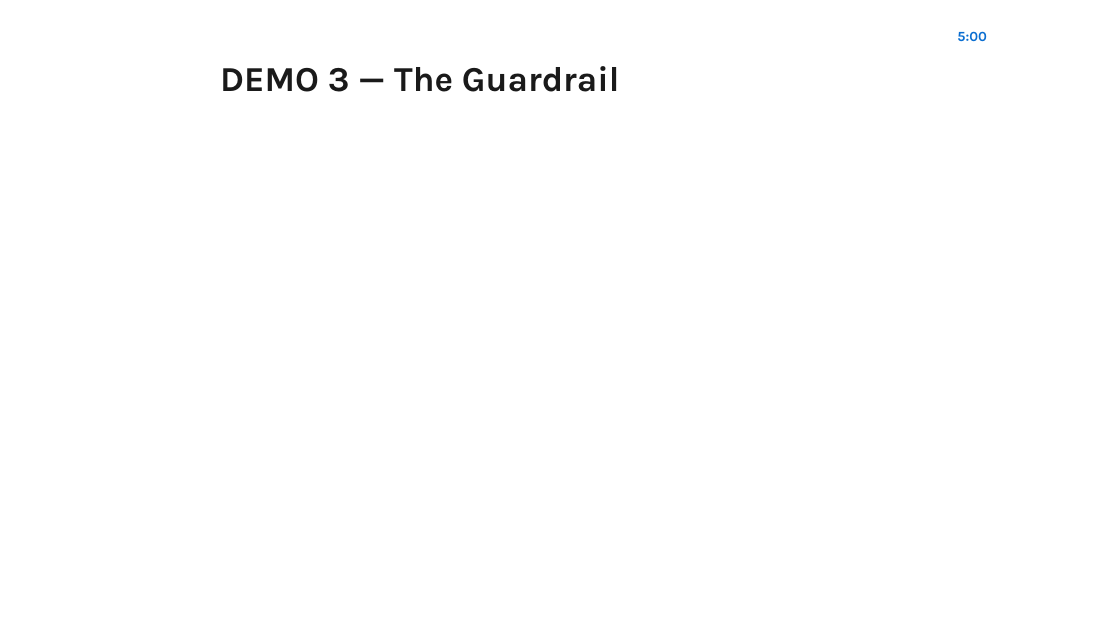
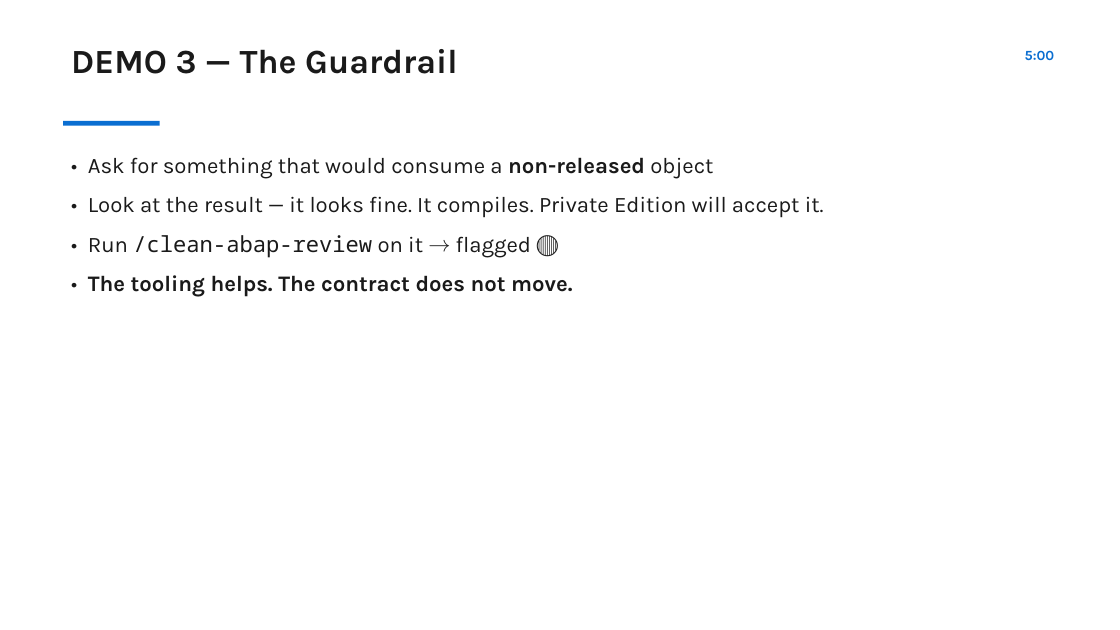
Before and after one commit to RJTechRamjee/sap-technical-assets, a slide deck: slide 10 of docs/coe-sessions/decks/COE-S01_2026-09-11_ai-assisted-abap.pptx. Drawn at 1120x630 pixels with LibreOffice and Linux fonts; fonts in the diff are those of the drawing. Boxes give left, top, right and bottom in pixels: in the first picture for what was removed or moved away, otherwise in the second. Text is boxed around its words. In the diff, an @@ line names an element or a change of style, - is before the commit and + after.

```diff
--- a/docs/coe-sessions/decks/COE-S01_2026-09-11_ai-assisted-abap.pptx
+++ b/docs/coe-sessions/decks/COE-S01_2026-09-11_ai-assisted-abap.pptx
@@ text "DEMO 3 — The Guardrail": place and size @@
-text "DEMO 3 — The Guardrail" at bbox=[220, 66, 620, 92]
+text "DEMO 3 — The Guardrail" at bbox=[71, 49, 457, 74]
@@ text "DEMO 3 — The Guardrail" at bbox=[71, 49, 457, 74]: size 30 to 29 pt; alignment centre to left; vertical alignment middle to top @@
@@ text "5:00": place and size @@
-text "5:00" at bbox=[957, 31, 987, 41]
+text "5:00" at bbox=[1025, 50, 1055, 60]
@@ text "5:00" at bbox=[1025, 50, 1055, 60]: alignment left to right @@
@@ rectangle added at bbox=[63, 121, 160, 126], fill #0A6ED1 @@
@@ text added at bbox=[88, 157, 824, 297], 19 pt, text #1A1A1A @@
+• Ask for something that would consume a non-released object
+• Look at the result — it looks fine. It compiles. Private Edition will accept it.
+• Run /clean-abap-review on it → flagged 🔴
+• The tooling helps. The contract does not move.
```
Also in this commit, not shown: 14 other slides changed.
